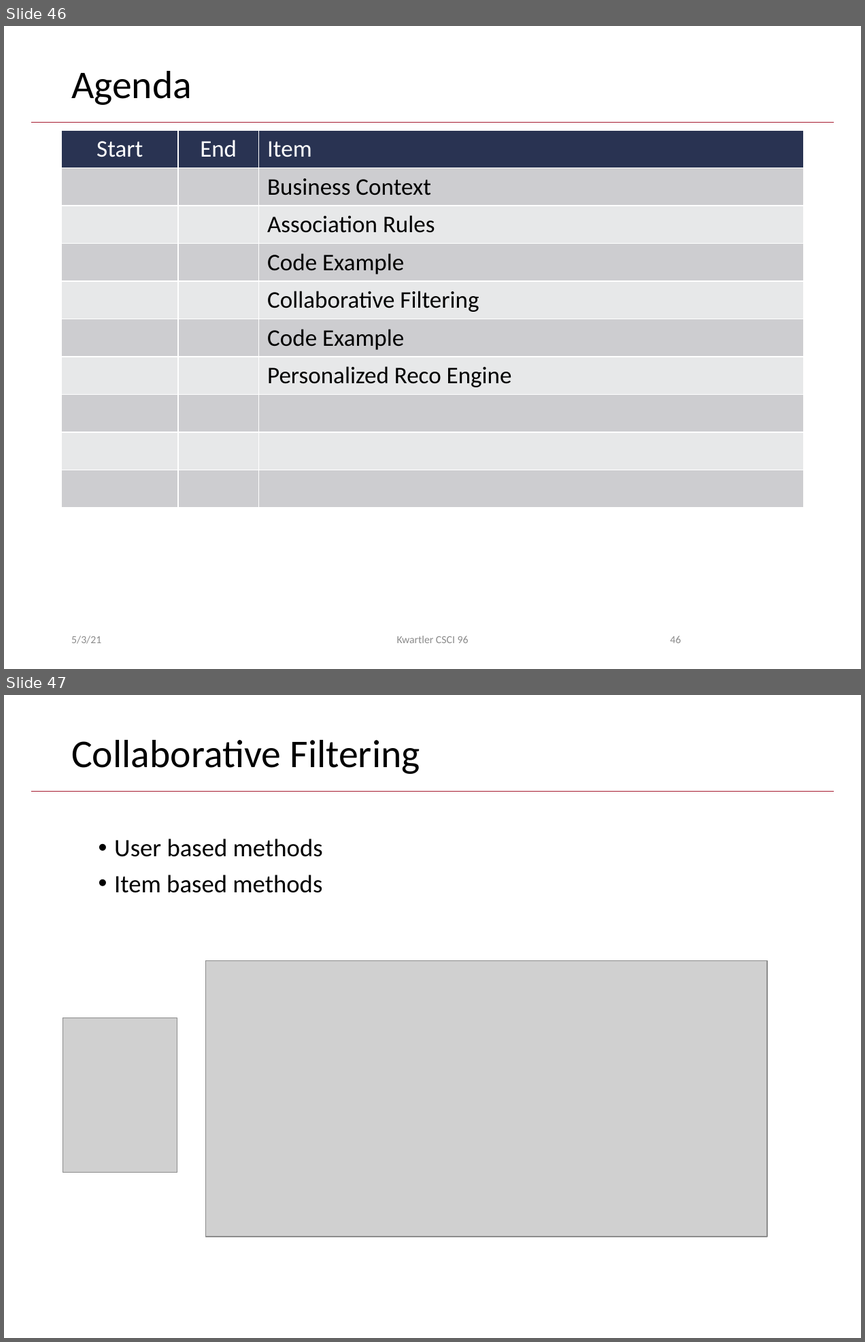
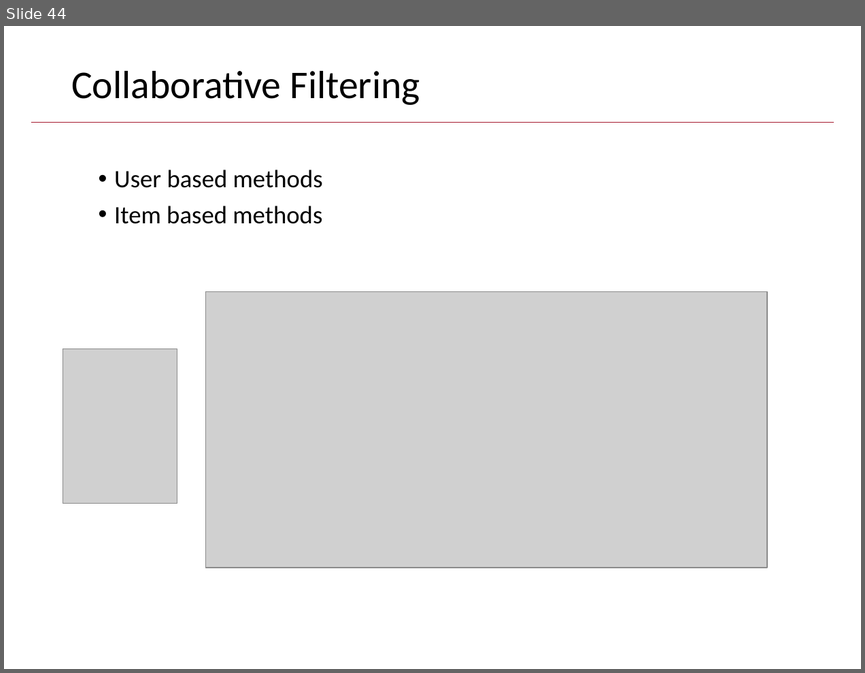
Before and after one commit to kwartler/Harvard_DataMining_Business_Student, a slide deck: Lessons/L_unsupervised/AssociationRules_CollaborativeFiltering.pptx. Shown one above the other, each under a label of ours: slides 46 and 47 before the commit, slide 44 after it. The pictures are 865x1342 and 865x673 pixels, drawn with LibreOffice and Linux fonts; fonts in the diff are those of the drawing; grey boxes stand for pictures; background and template pictures are left out. Boxes give left, top, right and bottom in pixels: in the first picture for what was removed or moved away, otherwise in the second. Text is boxed around its words. In the diff, an @@ line names an element or a change of style, - is before the commit and + after.

```diff
--- a/Lessons/L_unsupervised/AssociationRules_CollaborativeFiltering.pptx
+++ b/Lessons/L_unsupervised/AssociationRules_CollaborativeFiltering.pptx
@@ slide 46 removed at (x1=4, y1=26, x2=861, y2=669), background #FFFFFF; not listed: 1 template element that a slide beside it also shows @@
@@ title removed at (x1=71, y1=71, x2=192, y2=105) @@
-Agenda
@@ table removed at (x1=61, y1=131, x2=804, y2=501), 10 rows, 3 columns @@
-Start | End | Item
- |  | Business Context
- |  | Association Rules
- |  | Code Example
- |  | Collaborative Filtering
- |  | Code Example
- |  | Personalized Reco Engine
- |  | 
- |  | 
- |  | 
@@ text removed at (x1=71, y1=635, x2=101, y2=643) @@
-5/3/21
@@ text removed at (x1=397, y1=635, x2=468, y2=643) @@
-Kwartler CSCI 96
@@ page number removed at (x1=670, y1=635, x2=681, y2=643) @@
-46
@@ what was slide 47 is now slide 44 @@
```
Also in this commit, not shown: 42 slides changed, 2 other slides removed.
